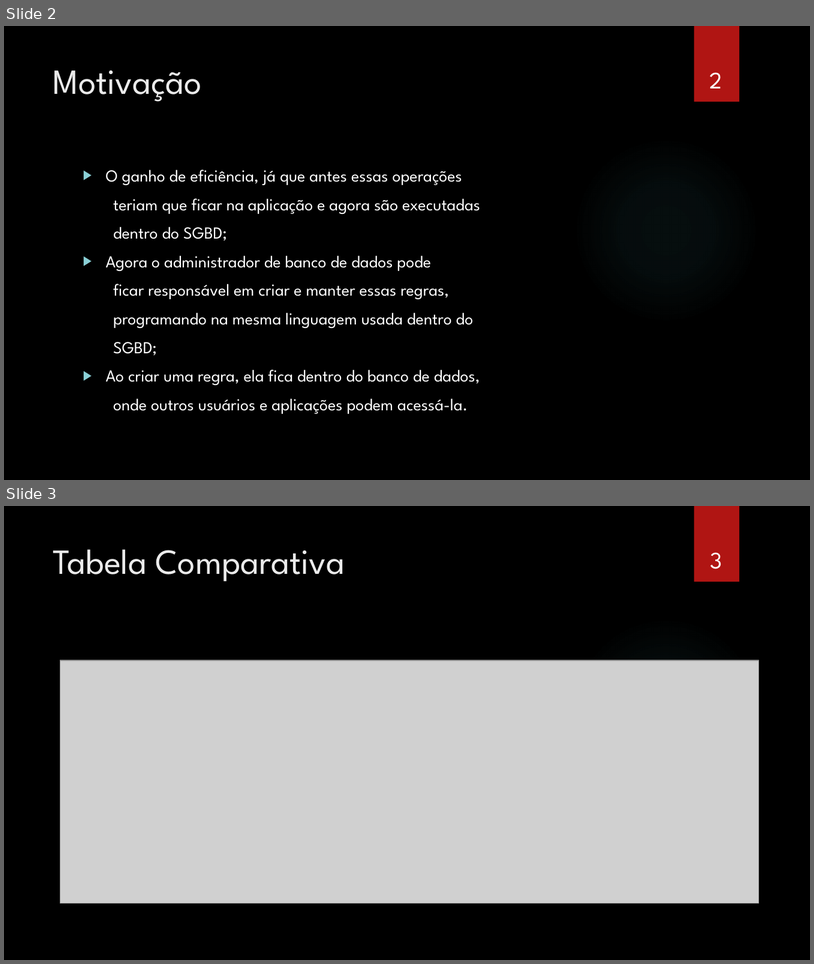
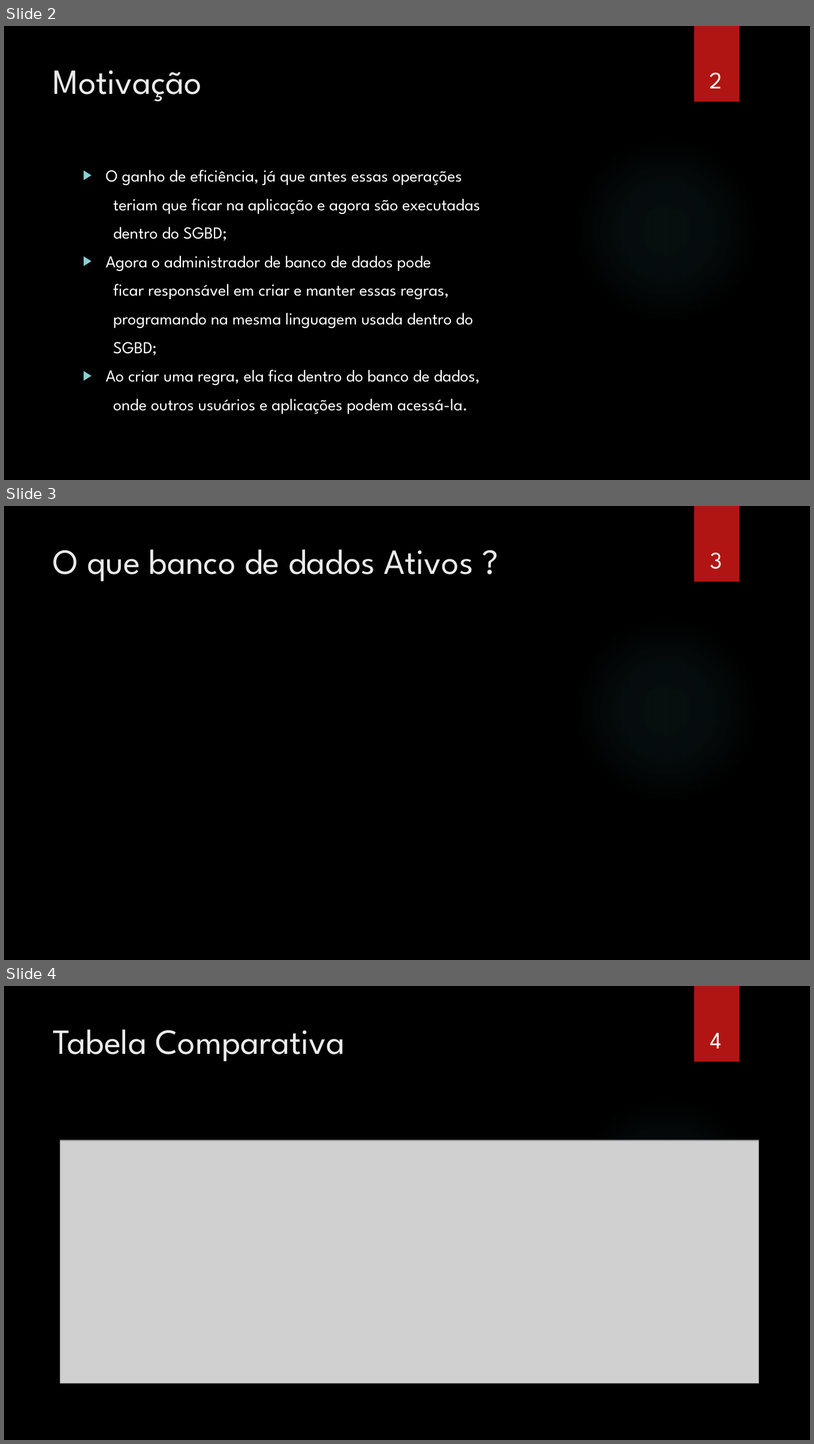
Before and after one commit to gorobaum/t2bd, a slide deck: apresentacao.pptx. Shown one above the other, each under a label of ours: slides 2 and 3 before the commit, slides 2, 3 and 4 after it. The pictures are 814x964 and 814x1444 pixels, drawn with LibreOffice and Linux fonts; fonts in the diff are those of the drawing; grey boxes stand for pictures; background and template pictures are left out. Boxes give left, top, right and bottom in pixels: in the first picture for what was removed or moved away, otherwise in the second. Text is boxed around its words. In the diff, an @@ line names an element or a change of style, - is before the commit and + after.

```diff
--- a/apresentacao.pptx
+++ b/apresentacao.pptx
@@ slide 3 added at [4,506,810,960], background picture (left out); not listed: 2 template elements that a slide beside it also shows @@
@@ title added at [53,549,473,582], 42 pt, text #EBEBEB @@
+O que banco de dados Ativos ?
@@ page number added at [710,552,722,569], 28 pt, text #FFFFFF @@
+3
@@ what was slide 3 is now slide 4 @@
@@ page number at [711,1033,722,1048]: text changed @@
-3
+4
```
Also in this commit, not shown: 3 slides changed, 5 other slides added, 1 slide removed.
